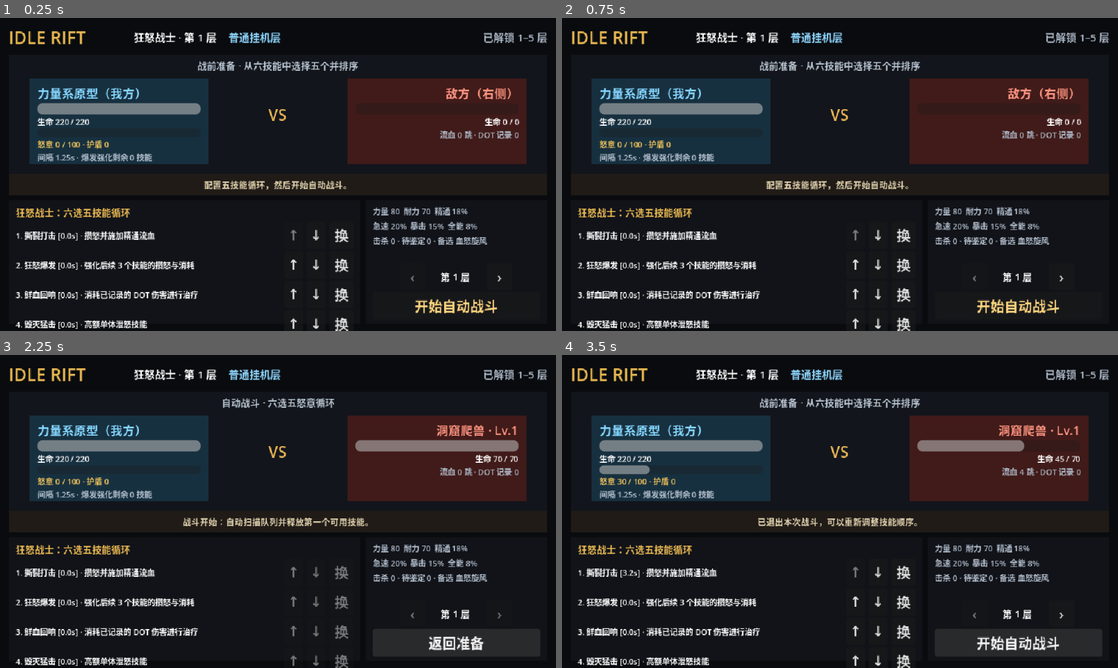
Above: before the commit, frames 1-4 (two rows, left to right).
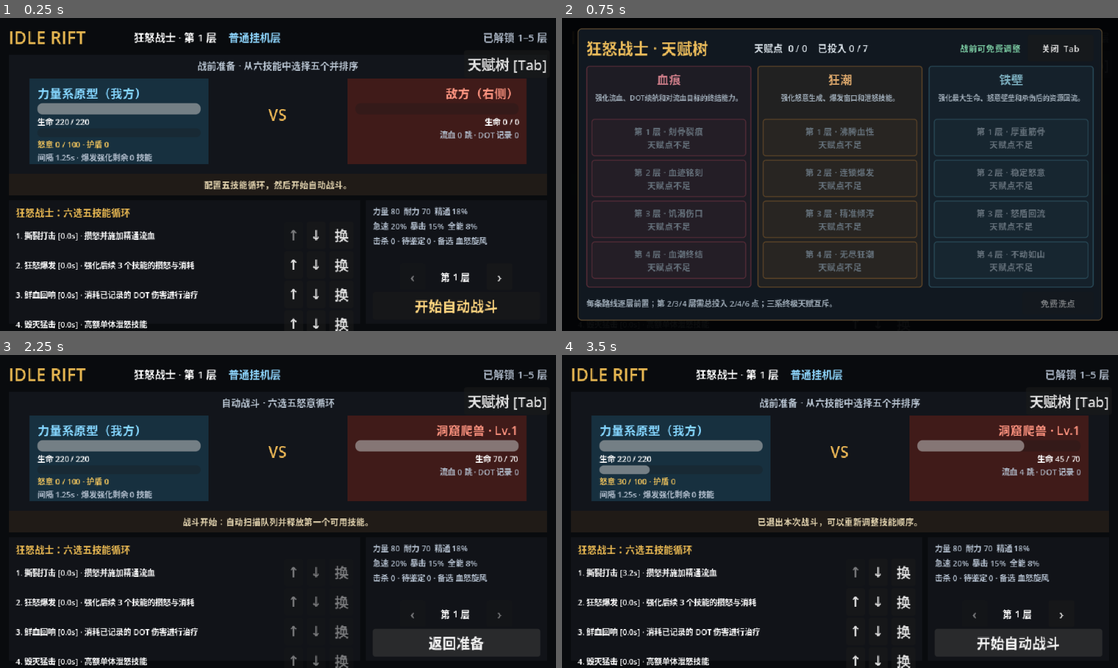
Above: after the commit, the same moments.

Repository: zhang1ii/idle-rift
Game: Godot game, scene res://src/main/combat_prototype.tscn
Two runs of this game, one before a commit and one after it. Both use one fixed random seed, a clock stepped at 60 frames per second and the inputs below. This scene is started directly instead of the project's main scene.
Inputs (mouse positions are in pixels of both pictures, inside the frame that each line leads up to):
- Up to frame 1 (0.25 s): no input
- Up to frame 2 (0.75 s): click (1067, 64) at 0.5 s, where only the run after the commit has a clickable "天赋树 [Tab]"
- Up to frame 3 (2.25 s): click (500, 386) at 1.25 s, where only the run after the commit has a clickable "关闭 Tab"; click "开始自动战斗" at 2 s
- Up to frame 4 (3.5 s): click "返回准备" at 2.75 s

The runs differ from the first frame. In frame 1, 0.3% of the frame differs, in the area x 84-99%, y 12-18%; in frame 2, 36%, in the area x 1-99%, y 3-100%; in frame 3, 0.3%; in frame 4, 0.3%.

Commit message:
feat: add functional prebattle talent tree

Diff:
--- a/src/main/combat_prototype.tscn
+++ b/src/main/combat_prototype.tscn
@@ -1,6 +1,7 @@
-[gd_scene load_steps=2 format=3]
+[gd_scene load_steps=3 format=3]
 
 [ext_resource path="res://src/main/main.gd" type="Script" id="1_main"]
+[ext_resource path="res://assets/fonts/NotoSansSC-IdleRift.ttf" type="FontFile" id="2_font"]
 
 [node name="Main" type="Control"]
 layout_mode = 3
@@ -9,4 +10,5 @@
 anchor_bottom = 1.0
 grow_horizontal = 2
 grow_vertical = 2
+theme_override_fonts/font = ExtResource("2_font")
 script = ExtResource("1_main")
--- a/src/main/main.gd
+++ b/src/main/main.gd
@@ -2,18 +2,105 @@
 
 
 const EquipmentInventoryModel = preload("res://src/gameplay/equipment_inventory.gd")
+const GameDataRepository = preload("res://src/data/game_data_repository.gd")
+const TalentTreeModelScript = preload("res://src/gameplay/talent_tree_model.gd")
+const TalentTreePanelScript = preload("res://src/ui/talent_tree_panel.gd")
 
 var equipment_inventory = EquipmentInventoryModel.new()
+var talent_tree = TalentTreeModelScript.new()
 var last_dropped_item: Dictionary = {}
 var active_talent_ids: Array[String] = []
 var barrier_refund_pending := 0.0
 var immovable_counter_stored := 0.0
+var talent_toggle_button: Button
+var talent_panel: TalentTreePanel
 
 
 func _ready() -> void:
+	talent_tree.configure(GameDataRepository.new().talents()["trees"]["fury_warrior"])
 	super._ready()
 	equipment_inventory.rng.randomize()
 	print("Idle Rift equipment drops, backpack and talent hooks loaded.")
+
+
+func _build_interface() -> void:
+	super._build_interface()
+	talent_toggle_button = _button("天赋树 [Tab]", 96, 23)
+	talent_toggle_button.set_anchors_preset(Control.PRESET_TOP_RIGHT)
+	talent_toggle_button.position = Vector2(-106, 37)
+	talent_toggle_button.pressed.connect(_toggle_talent_panel)
+	add_child(talent_toggle_button)
+	talent_panel = TalentTreePanelScript.new()
+	add_child(talent_panel)
+	talent_panel.setup(talent_tree)
+	talent_panel.talent_requested.connect(_on_talent_requested)
+	talent_panel.reset_requested.connect(_on_talent_reset_requested)
+	talent_panel.close_requested.connect(_hide_talent_panel)
+	talent_panel.visible = false
+
+
+func _unhandled_key_input(event: InputEvent) -> void:
+	if not event.is_pressed() or event.is_echo():
+		return
+	if event.keycode == KEY_TAB:
+		_toggle_talent_panel()
+		get_viewport().set_input_as_handled()
+	elif event.keycode == KEY_ESCAPE and talent_panel != null and talent_panel.visible:
+		_hide_talent_panel()
+		get_viewport().set_input_as_handled()
+
+
+func allocate_talent(talent_id: String) -> bool:
+	if battle_state == BattleState.FIGHTING or not talent_tree.allocate(talent_id):
+		return false
+	_sync_active_talents_from_tree()
+	return true
+
+
+func refund_talent(talent_id: String) -> bool:
+	if battle_state == BattleState.FIGHTING or not talent_tree.refund(talent_id):
+		return false
+	_sync_active_talents_from_tree()
+	return true
+
+
+func reset_talents() -> bool:
+	if battle_state == BattleState.FIGHTING or not talent_tree.reset():
+		return false
+	_sync_active_talents_from_tree()
+	return true
+
+
+func _on_talent_requested(talent_id: String) -> void:
+	if talent_tree.has_talent(talent_id):
+		refund_talent(talent_id)
+	else:
+		allocate_talent(talent_id)
+
+
+func _on_talent_reset_requested() -> void:
+	reset_talents()
+
+
+func _sync_active_talents_from_tree() -> void:
+	active_talent_ids.assign(talent_tree.active_talent_ids)
+	_apply_talent_stat_modifiers()
+	if talent_panel != null:
+		talent_panel.refresh()
+	_refresh_all_ui()
+
+
+func _toggle_talent_panel() -> void:
+	if talent_panel == null:
+		return
+	talent_panel.visible = not talent_panel.visible
+	if talent_panel.visible:
+		talent_panel.refresh()
+
+
+func _hide_talent_panel() -> void:
+	if talent_panel != null:
+		talent_panel.visible = false
 
 
 func set_talent_enabled(talent_id: String, enabled: bool) -> bool:
@@ -45,7 +132,37 @@
 	_apply_talent_stat_modifiers()
 	barrier_refund_pending = 0.0
 	immovable_counter_stored = 0.0
+	talent_tree.begin_battle()
+	_hide_talent_panel()
 	super._start_battle()
+	if talent_panel != null:
+		talent_panel.refresh()
+
+
+func _return_to_preparation(message: String) -> void:
+	talent_tree.end_battle()
+	super._return_to_preparation(message)
+	if talent_panel != null:
+		talent_panel.refresh()
+
+
+func _collapse_all_platforms() -> void:
+	super._collapse_all_platforms()
+	talent_tree.end_battle()
+	if talent_panel != null:
+		talent_panel.refresh()
+
+
+func _on_boss_defeated() -> void:
+	var defeated_floor := current_floor
+	var first_clear := defeated_floor not in defeated_boss_floors
+	var awarded := talent_tree.record_guard_boss_victory(defeated_floor) if first_clear else 0
+	super._on_boss_defeated()
+	talent_tree.end_battle()
+	if awarded > 0:
+		battle_event.text += " · 获得 %d 点天赋（共 %d 点）" % [awarded, talent_tree.point_budget]
+	if talent_panel != null:
+		talent_panel.refresh()
 
 
 func _is_skill_available(skill_id: String, skill: Dictionary) -> bool:
--- /dev/null
+++ b/src/ui/talent_tree_panel.gd
@@ -0,0 +1,274 @@
+class_name TalentTreePanel
+extends Control
+
+
+signal talent_requested(talent_id: String)
+signal reset_requested
+signal close_requested
+
+const BRANCH_COLORS := {
+	"blood": Color("b94a5a"),
+	"fury": Color("d58b35"),
+	"guard": Color("4b91a8"),
+}
+
+var model: TalentTreeModel
+var _points_label: Label
+var _lock_label: Label
+var _detail_label: Label
+var _reset_button: Button
+var _talent_buttons: Dictionary = {}
+
+
+func setup(tree_model: TalentTreeModel) -> void:
+	model = tree_model
+	_build_interface()
+	refresh()
+
+
+func refresh() -> void:
+	if model == null or _points_label == null:
+		return
+	_points_label.text = "天赋点  %d / %d    已投入 %d / %d" % [
+		model.points_remaining(),
+		model.point_budget,
+		model.points_spent(),
+		model.maximum_points,
+	]
+	_lock_label.text = "战斗中锁定 · 仅可查看" if model.battle_locked else "战前可免费调整"
+	_lock_label.modulate = Color("df7b67") if model.battle_locked else Color("79c8a0")
+	_reset_button.disabled = model.battle_locked or model.active_talent_ids.is_empty()
+	for talent_id in _talent_buttons:
+		_refresh_talent_button(String(talent_id), _talent_buttons[talent_id])
+
+
+func _build_interface() -> void:
+	for child in get_children():
+		child.queue_free()
+	_talent_buttons.clear()
+	set_anchors_and_offsets_preset(Control.PRESET_FULL_RECT)
+	mouse_filter = Control.MOUSE_FILTER_STOP
+
+	var dimmer := ColorRect.new()
+	dimmer.set_anchors_and_offsets_preset(Control.PRESET_FULL_RECT)
+	dimmer.color = Color(0.01, 0.015, 0.022, 0.96)
+	add_child(dimmer)
+
+	var frame := PanelContainer.new()
+	frame.set_anchors_and_offsets_preset(Control.PRESET_FULL_RECT)
+	frame.offset_left = 18.0
+	frame.offset_top = 12.0
+	frame.offset_right = -18.0
+	frame.offset_bottom = -12.0
+	frame.add_theme_stylebox_override("panel", _panel_style())
+	add_child(frame)
+
+	var content := VBoxContainer.new()
+	content.add_theme_constant_override("separation", 5)
+	frame.add_child(content)
+	content.add_child(_build_header())
+	content.add_child(_build_branches())
+	content.add_child(_build_footer())
+
+
+func _build_header() -> Control:
+	var header := HBoxContainer.new()
+	header.custom_minimum_size.y = 31.0
+	header.add_theme_constant_override("separation", 8)
+	var title := _label("狂怒战士 · 天赋树", 18, Color("edbd5b"))
+	title.custom_minimum_size.x = 185.0
+	header.add_child(title)
+	_points_label = _label("", 11, Color("d9e1e8"))
+	_points_label.size_flags_horizontal = Control.SIZE_EXPAND_FILL
+	_points_label.vertical_alignment = VERTICAL_ALIGNMENT_CENTER
+	header.add_child(_points_label)
+	_lock_label = _label("", 10)
+	_lock_label.vertical_alignment = VERTICAL_ALIGNMENT_CENTER
+	header.add_child(_lock_label)
+	var close_button := Button.new()
+	close_button.text = "关闭  Tab"
+	close_button.custom_minimum_size = Vector2(76, 25)
+	close_button.add_theme_font_size_override("font_size", 10)
+	close_button.pressed.connect(close_requested.emit)
+	header.add_child(close_button)
+	return header
+
+
+func _build_branches() -> Control:
+	var branches := HBoxContainer.new()
+	branches.size_flags_vertical = Control.SIZE_EXPAND_FILL
+	branches.add_theme_constant_override("separation", 7)
+	for branch in model.tree_definition["branches"]:
+		branches.add_child(_build_branch(branch))
+	return branches
+
+
+func _build_branch(branch: Dictionary) -> Control:
+	var branch_id := String(branch["id"])
+	var panel := PanelContainer.new()
+	panel.size_flags_horizontal = Control.SIZE_EXPAND_FILL
+	panel.size_flags_stretch_ratio = 1.0
+	panel.add_theme_stylebox_override("panel", _branch_style(BRANCH_COLORS[branch_id]))
+	var column := VBoxContainer.new()
+	column.add_theme_constant_override("separation", 4)
+	panel.add_child(column)
+	var name_label := _label(String(branch["name"]), 14, BRANCH_COLORS[branch_id].lightened(0.28))
+	name_label.horizontal_alignment = HORIZONTAL_ALIGNMENT_CENTER
+	column.add_child(name_label)
+	var description := _label(String(branch["description"]), 8, Color("9eabb7"))
+	description.custom_minimum_size.y = 27.0
+	description.autowrap_mode = TextServer.AUTOWRAP_WORD_SMART
+	description.horizontal_alignment = HORIZONTAL_ALIGNMENT_CENTER
+	column.add_child(description)
+	for tier in range(1, 5):
+		var definition := _node_for_branch_tier(branch_id, tier)
+		var button := Button.new()
+		button.custom_minimum_size = Vector2(0, 43)
+		button.add_theme_font_size_override("font_size", 10)
+		button.text = "第 %d 层\n%s" % [tier, String(definition["name"])]
+		button.pressed.connect(talent_requested.emit.bind(String(definition["id"])))
+		button.mouse_entered.connect(_show_talent_detail.bind(String(definition["id"])))
+		button.mouse_exited.connect(_show_rules_hint)
+		column.add_child(button)
+		_talent_buttons[String(definition["id"])] = button
+	return panel
+
+
+func _build_footer() -> Control:
+	var footer := HBoxContainer.new()
+	footer.custom_minimum_size.y = 26.0
+	_detail_label = _label(
+		"每条路线逐层前置；第 2/3/4 层需总投入 2/4/6 点；三系终极天赋互斥。",
+		9,
+		Color("9eabb7"),
+	)
+	_detail_label.size_flags_horizontal = Control.SIZE_EXPAND_FILL
+	_detail_label.vertical_alignment = VERTICAL_ALIGNMENT_CENTER
+	_detail_label.text_overrun_behavior = TextServer.OVERRUN_TRIM_ELLIPSIS
+	footer.add_child(_detail_label)
+	_reset_button = Button.new()
+	_reset_button.text = "免费洗点"
+	_reset_button.custom_minimum_size = Vector2(82, 24)
+	_reset_button.add_theme_font_size_override("font_size", 10)
+	_reset_button.pressed.connect(reset_requested.emit)
+	footer.add_child(_reset_button)
+	return footer
+
+
+func _show_talent_detail(talent_id: String) -> void:
+	if _detail_label == null:
+		return
+	var definition := model.node_definition(talent_id)
+	_detail_label.text = "%s：%s" % [definition["name"], definition["description"]]
+
+
+func _show_rules_hint() -> void:
+	if _detail_label != null:
+		_detail_label.text = "每条路线逐层前置；第 2/3/4 层需总投入 2/4/6 点；三系终极天赋互斥。"
+
+
+func _refresh_talent_button(talent_id: String, button: Button) -> void:
+	var definition := model.node_definition(talent_id)
+	var active := model.has_talent(talent_id)
+	var available := model.can_allocate(talent_id)
+	var refundable := model.can_refund(talent_id)
+	button.disabled = not available and not refundable
+	button.text = "第 %d 层 · %s\n%s" % [
+		int(definition["tier"]),
+		String(definition["name"]),
+		(
+			"已点亮 · 点击退还" if refundable else "已点亮 · 后续依赖"
+		) if active else (_lock_reason(definition) if not available else "可点亮"),
+	]
+	var branch_color: Color = BRANCH_COLORS[String(definition["branch"])]
+	button.add_theme_color_override(
+		"font_color",
+		Color("fff0c2") if active else branch_color.lightened(0.42),
+	)
+	button.add_theme_color_override(
+		"font_disabled_color",
+		Color("fff0c2") if active else Color("65717b"),
+	)
+	button.add_theme_stylebox_override(
+		"normal",
+		_button_style(branch_color, 0.42 if active else 0.13),
+	)
+	button.add_theme_stylebox_override(
+		"hover",
+		_button_style(branch_color, 0.30),
+	)
+	button.add_theme_stylebox_override(
+		"pressed",
+		_button_style(branch_color.lightened(0.12), 0.38),
+	)
+	button.add_theme_stylebox_override(
+		"disabled",
+		_button_style(branch_color, 0.42 if active else 0.04),
+	)
+
+
+func _lock_reason(definition: Dictionary) -> String:
+	if model.battle_locked:
+		return "战斗中锁定"
+	if model.points_remaining() < int(definition.get("cost", 1)):
+		return "天赋点不足"
+	var required := int(definition.get("required_total_points", 0))
+	if model.points_spent() < required:
+		return "需总投入 %d 点" % required
+	for prerequisite in definition.get("prerequisites", []):
+		if not model.has_talent(String(prerequisite)):
+			return "需先点亮上一层"
+	if not String(definition.get("exclusive_group", "")).is_empty():
+		return "已有其他终极天赋"
+	return "后续天赋依赖中"
+
+
+func _node_for_branch_tier(branch_id: String, tier: int) -> Dictionary:
+	for definition in model.tree_definition["nodes"]:
+		if String(definition["branch"]) == branch_id and int(definition["tier"]) == tier:
+			return definition
+	assert(false, "缺少天赋节点：%s tier %d" % [branch_id, tier])
+	return {}
+
+
+func _label(text_value: String, font_size: int, color := Color.WHITE) -> Label:
+	var label := Label.new()
+	label.text = text_value
+	label.add_theme_font_size_override("font_size", font_size)
+	label.add_theme_color_override("font_color", color)
+	return label
+
+
+func _panel_style() -> StyleBoxFlat:
+	var style := StyleBoxFlat.new()
+	style.bg_color = Color("111820")
+	style.border_color = Color("5a4930")
+	style.set_border_width_all(1)
+	style.set_corner_radius_all(4)
+	style.content_margin_left = 10.0
+	style.content_margin_top = 7.0
+	style.content_margin_right = 10.0
+	style.content_margin_bottom = 7.0
+	return style
+
+
+func _branch_style(color: Color) -> StyleBoxFlat:
+	var style := StyleBoxFlat.new()
+	style.bg_color = Color(color, 0.08)
+	style.border_color = Color(color, 0.42)
+	style.set_border_width_all(1)
+	style.set_corner_radius_all(3)
+	style.content_margin_left = 6.0
+	style.content_margin_top = 4.0
+	style.content_margin_right = 6.0
+	style.content_margin_bottom = 5.0
+	return style
+
+
+func _button_style(color: Color, alpha: float) -> StyleBoxFlat:
+	var style := StyleBoxFlat.new()
+	style.bg_color = Color(color, alpha)
+	style.border_color = Color(color, minf(0.85, alpha + 0.3))
+	style.set_border_width_all(1)
+	style.set_corner_radius_all(3)
+	return style
--- /dev/null
+++ b/tests/test_talent_tree_ui.gd
@@ -0,0 +1,54 @@
+extends SceneTree
+
+
+const MainScene = preload("res://src/main/combat_prototype.tscn")
+const Repository = preload("res://src/data/game_data_repository.gd")
+
+
+func _init() -> void:
+	call_deferred("_run_tests")
+
+
+func _run_tests() -> void:
+	var game = MainScene.instantiate()
+	root.add_child(game)
+	await process_frame
+	assert(game.talent_panel != null)
+	assert(game.talent_panel._talent_buttons.size() == 12)
+	assert(not game.talent_panel.visible)
+	game._toggle_talent_panel()
+	assert(game.talent_panel.visible)
+
+	var definition: Dictionary = Repository.new().talents()["trees"]["fury_warrior"]
+	game.talent_tree.configure(definition, 7)
+	game.talent_panel.refresh()
+	assert(game.allocate_talent("carved_wounds"))
+	assert(not game.allocate_talent("blood_memory"))
+	assert(game.allocate_talent("boiling_spirit"))
+	assert(game.allocate_talent("blood_memory"))
+	assert(game.active_talent_ids == game.talent_tree.active_talent_ids)
+
+	game._start_battle()
+	assert(game.talent_tree.battle_locked)
+	assert(not game.talent_panel.visible)
+	assert(not game.allocate_talent("thick_sinew"))
+	assert(not game.refund_talent("boiling_spirit"))
+	game._return_to_preparation("test")
+	assert(not game.talent_tree.battle_locked)
+	assert(game.allocate_talent("thick_sinew"))
+	assert(not game.refund_talent("carved_wounds"))
+	assert(game.reset_talents())
+	assert(game.active_talent_ids.is_empty())
+	assert(game.talent_tree.points_remaining() == 7)
+
+	game.talent_tree.configure(definition)
+	game.current_floor = 5
+	game._start_battle()
+	game._on_boss_defeated()
+	assert(game.talent_tree.point_budget == 1)
+	assert(not game.talent_tree.battle_locked)
+	assert(game.allocate_talent("carved_wounds"))
+	assert(game.talent_tree.points_remaining() == 0)
+
+	print("Talent UI tests passed: 12 nodes, legal allocation, respec, battle lock and boss point award.")
+	quit()
Not shown, added: src/ui/talent_tree_panel.gd.uid
Not shown, added: tests/test_talent_tree_ui.gd.uid
Not shown, changed: README.md
Not shown, changed: docs/CODEX_HANDOFF.md
Not shown, changed: docs/WORKLOG_ZMJ.md
